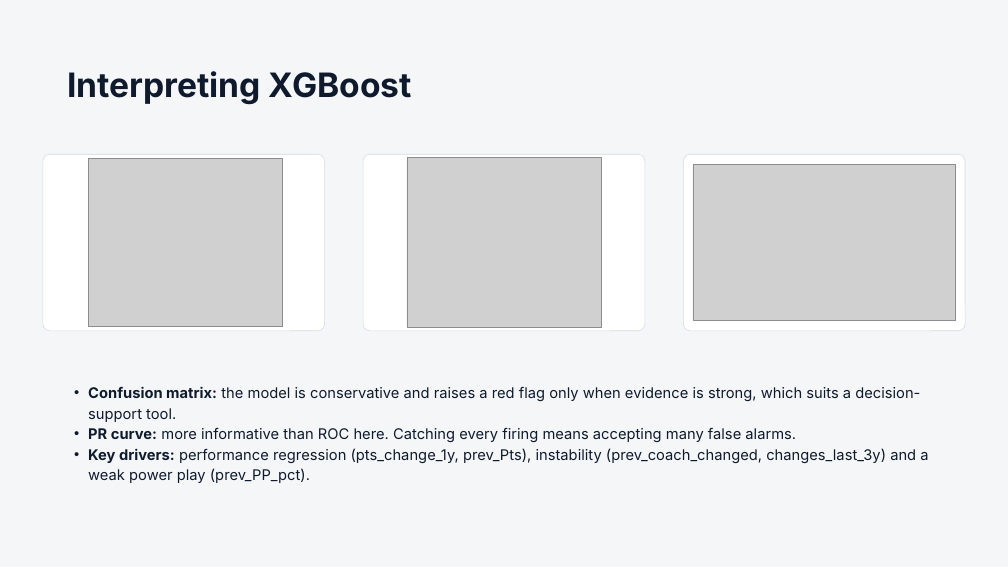
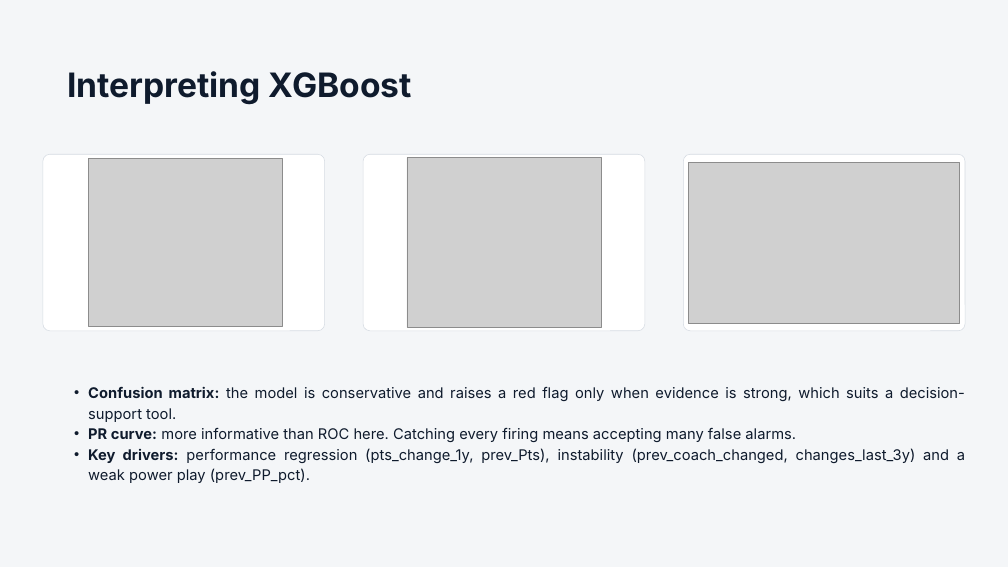
Before and after one commit to Nathan-Pinheiro/AC_hockey_predictions, a slide deck: slide 16 of Predicting NHL Head Coach Changes.pptx (slide 15 before the commit). Drawn at 1008x567 pixels with LibreOffice and Linux fonts; fonts in the diff are those of the drawing; grey boxes stand for pictures. Boxes give left, top, right and bottom in pixels: in the first picture for what was removed or moved away, otherwise in the second. Text is boxed around its words. In the diff, an @@ line names an element or a change of style, - is before the commit and + after.

Commit message:
coaches architecture update & presentation upgraded

```diff
--- a/Predicting NHL Head Coach Changes.pptx
+++ b/Predicting NHL Head Coach Changes.pptx
@@ picture: place and size @@
-picture at box(693, 164, 956, 321)
+picture at box(689, 162, 960, 324)
@@ text "Confusion matrix: the model is ..." at box(88, 386, 965, 483): alignment left to justified @@
```
Also in this commit, not shown: 7 other slides changed, 1 slide added, 2 other files.
